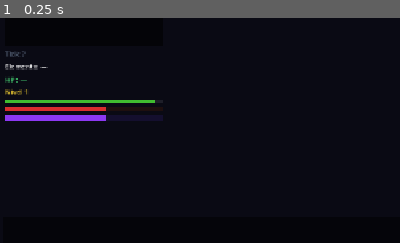
Above: before the commit, frame 1.
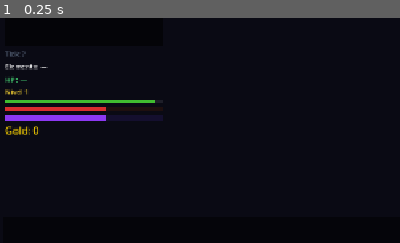
Above: after the commit, the same moment.

Repository: kvinng/elements
Game: Godot game, scene res://scenes/Game.tscn
Two runs of this game, one before a commit and one after it. Both use one fixed random seed, a clock stepped at 60 frames per second and the inputs below. This scene is started directly instead of the project's main scene.
Inputs:
- Up to frame 1 (0.25 s): no input
The pictures show only the part of the screen within x 0-50%, y 9-59%; the shares and areas given below are measured in that part.

The runs differ from the first frame. In frame 1, 0.2% of the frame differs, in the area x 1-10%, y 48-52%.

Commit message:
feat: sistema de oro — drops de mobs, persistencia en DB, HUD
- entity: añade ItemGold y campo Amount a Item
- store: añade Gold a Player; Save() acepta gold; migración ALTER TABLE
- world: golds map por jugador; KindGoldItem=4 en snapshots; drop de oro al matar mob (nivel × rand(1-3))
- items: recoge ItemGold → acumula en w.golds[pid]
- net: guarda/restaura gold en connect/disconnect; gold en welcome y snapshots
- client: etiqueta "Gold: N" en dorado en HUD; orbe dorado animado para items de oro

Co-Authored-By: Claude Sonnet 4.6 <noreply@anthropic.com>

Diff:
--- a/client/scripts/Game.gd
+++ b/client/scripts/Game.gd
@@ -77,6 +77,7 @@
 var _hp_bar_fill: ColorRect
 var _chi_bar_bg:  ColorRect
 var _chi_bar_fill: ColorRect
+var _gold_label: Label
 
 func _ready() -> void:
 	RenderingServer.set_default_clear_color(Color(0.04, 0.04, 0.08))
@@ -159,6 +160,12 @@
 	_chi_bar_fill.size = Vector2(160, 10)
 	_chi_bar_bg.add_child(_chi_bar_fill)
 
+	# ── Etiqueta de oro ───────────────────────────────────────────────────────
+	_gold_label = Label.new()
+	_gold_label.text = tr("HUD_GOLD") % 0
+	_gold_label.modulate = Color(1.0, 0.84, 0.0)
+	stats.add_child(_gold_label)
+
 # ── Mapa del dungeon ──────────────────────────────────────────────────────────
 
 func _on_map(data: Dictionary) -> void:
@@ -320,6 +327,9 @@
 			var el_col: Color = EL_COLOR[el_idx] if el_idx < EL_COLOR.size() else Color(0.55, 0.22, 0.95)
 			_chi_bar_fill.color = el_col
 			_chi_bar_fill.size.x = _chi_bar_bg.size.x * _el_power
+		# Oro
+		if _gold_label:
+			_gold_label.text = tr("HUD_GOLD") % int(e.get("gold", 0))
 
 # ── Draw (HP bar, nombre, proyectiles, items) ─────────────────────────────────
 
@@ -362,13 +372,21 @@
 					mob_text, HORIZONTAL_ALIGNMENT_LEFT, -1, 12, color)
 			_draw_hp_bar(node, PLAYER_R + 8.0, hp, max_hp)
 
-		3:  # Item — orbe verde animado
+		3:  # Item de salud — orbe verde animado
 			var t  := Time.get_ticks_msec() / 600.0
 			var bob := sin(t + float(node.get_meta("eid", 0))) * 3.0
 			var pos := Vector2(0.0, bob)
 			node.draw_circle(pos, 12, Color(0.086, 0.396, 0.204, 0.5))
 			node.draw_circle(pos, 8,  Color(0.102, 0.396, 0.204))
 			node.draw_arc(pos, 8, 0, TAU, 16, Color(0.302, 0.937, 0.502), 2.0)
+
+		4:  # Item de oro — orbe dorado animado
+			var t  := Time.get_ticks_msec() / 600.0
+			var bob := sin(t + float(node.get_meta("eid", 0))) * 3.0
+			var pos := Vector2(0.0, bob)
+			node.draw_circle(pos, 12, Color(1.0, 0.84, 0.0, 0.4))
+			node.draw_circle(pos, 8,  Color(0.85, 0.65, 0.0))
+			node.draw_arc(pos, 8, 0, TAU, 16, Color(1.0, 0.95, 0.4), 2.0)
 
 func _draw_hp_bar(node: Node2D, above_r: float, hp: int, max_hp: int) -> void:
 	if max_hp <= 0:
Not shown, changed: client/i18n/en.po
Not shown, changed: client/i18n/es.po
Not shown, changed: server/internal/entity/entity.go
Not shown, changed: server/internal/net/client.go
Not shown, changed: server/internal/net/hub.go
Not shown, changed: server/internal/store/sqlite.go
Not shown, changed: server/internal/store/sqlite_test.go
Not shown, changed: server/internal/store/store.go
Not shown, changed: server/internal/world/ai.go
Not shown, changed: server/internal/world/items.go
Not shown, changed: server/internal/world/world.go
